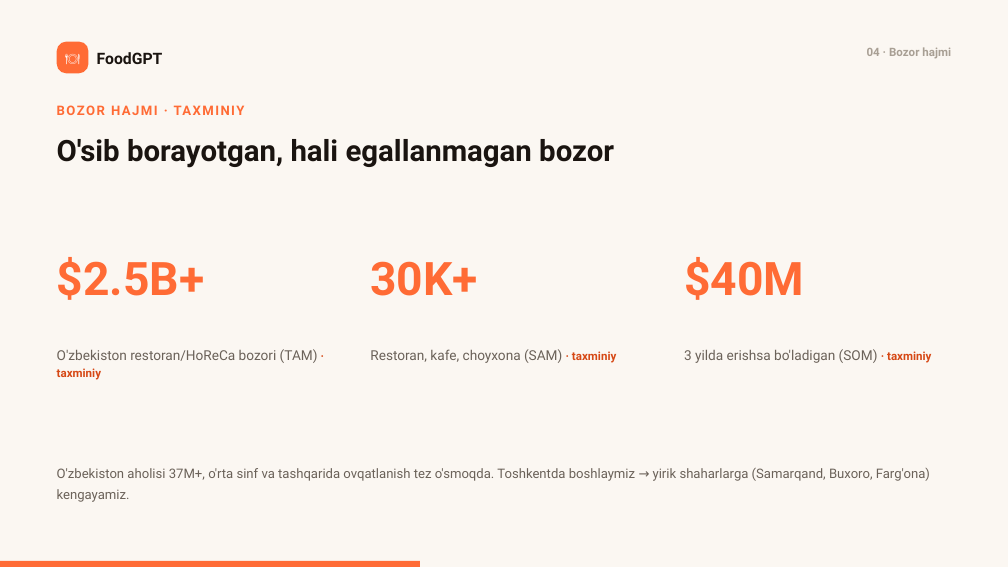
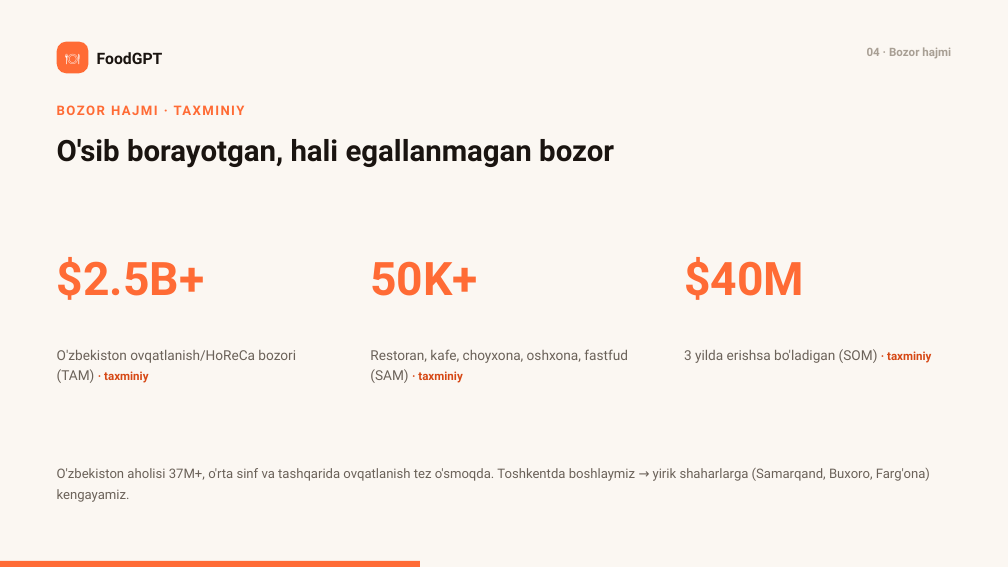
Before and after one commit to diyorbek20037773/food_ai, a slide deck: slide 5 of FoodGPT-taqdimot.pptx. Drawn at 1008x567 pixels with LibreOffice and Linux fonts; fonts in the diff are those of the drawing. Boxes give left, top, right and bottom in pixels: in the first picture for what was removed or moved away, otherwise in the second. Text is boxed around its words. In the diff, an @@ line names an element or a change of style, - is before the commit and + after.

```diff
--- a/FoodGPT-taqdimot.pptx
+++ b/FoodGPT-taqdimot.pptx
@@ text at (370, 261, 477, 296): text changed @@
-30K+
+50K+
@@ text at (57, 350, 296, 383): text changed @@
-O'zbekiston restoran/HoReCa bozori (TAM) · taxminiy
+O'zbekiston ovqatlanish/HoReCa bozori (TAM) · taxminiy
@@ text at (370, 349, 628, 383): text changed @@
-Restoran, kafe, choyxona (SAM) · taxminiy
+Restoran, kafe, choyxona, oshxona, fastfud (SAM) · taxminiy
```
Also in this commit, not shown: 8 other slides changed, 27 other files.
